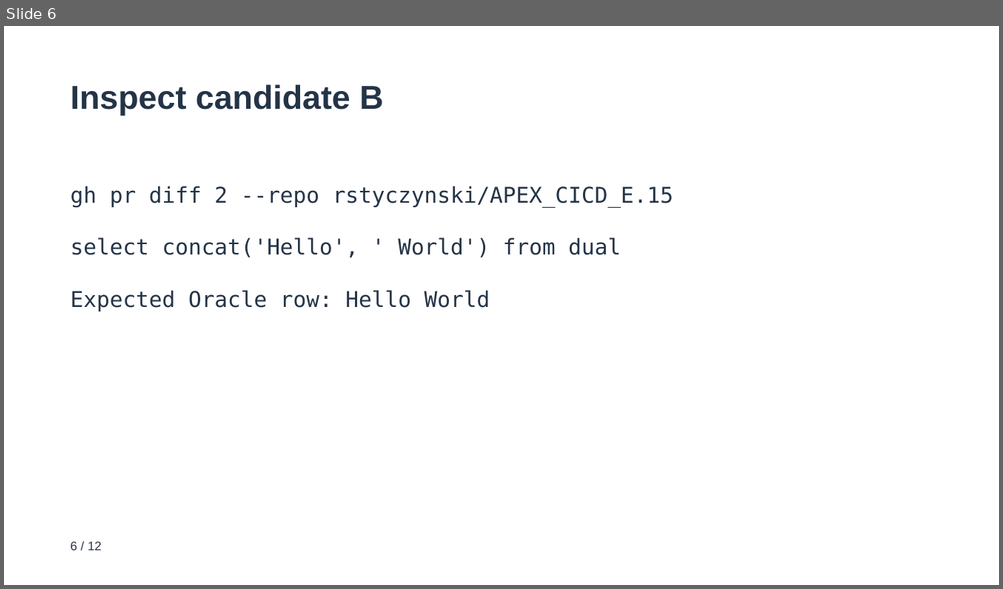
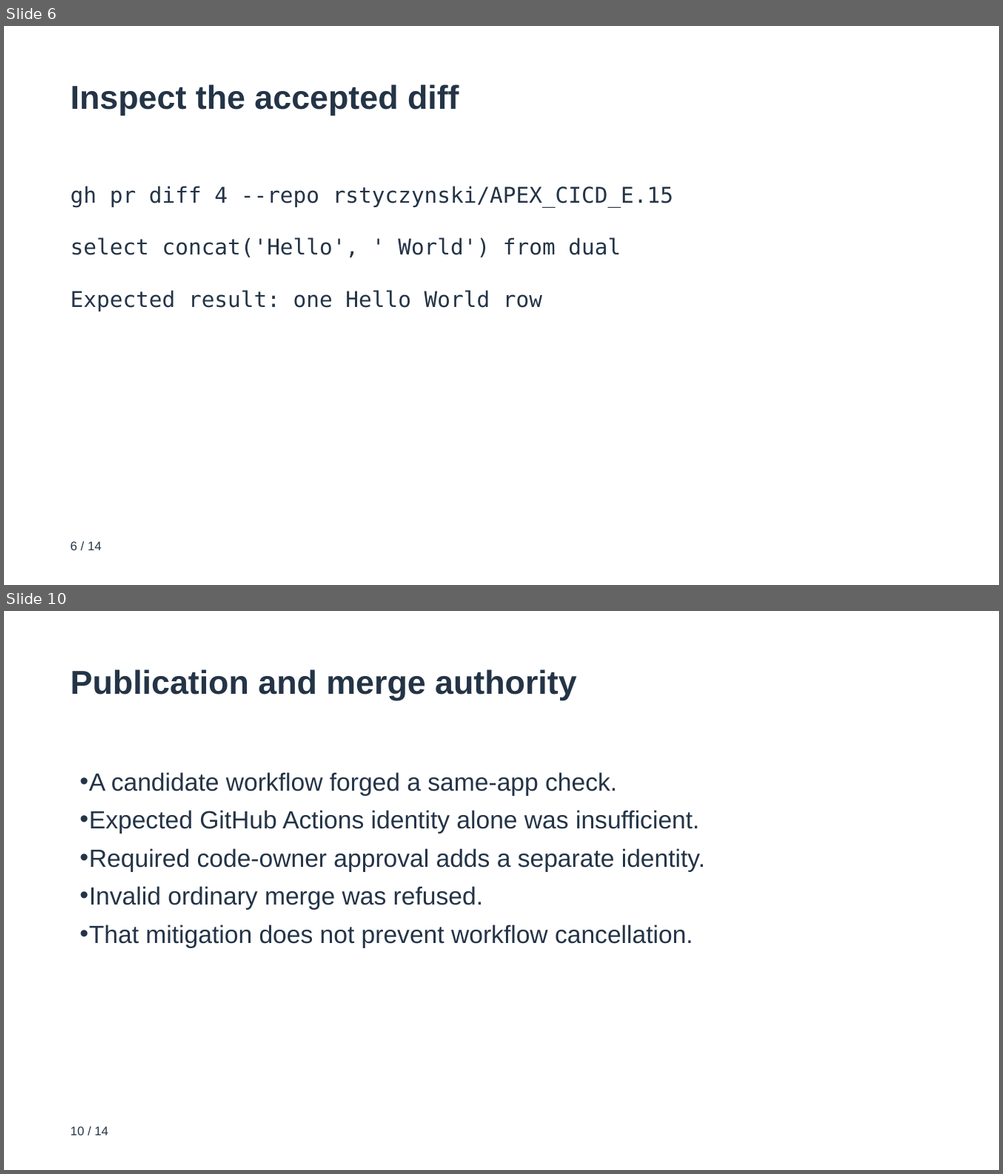
Before and after one commit to rstyczynski/APEX_CICD, a slide deck: progress/E.15/sprint_E.15_increment_demo.pptx. Shown one above the other, each under a label of ours: slide 6 before the commit, slides 6 and 10 after it; the slides between them are not shown. The pictures are 1003x589 and 1003x1174 pixels, drawn with LibreOffice and Linux fonts; fonts in the diff are those of the drawing. Boxes give left, top, right and bottom in pixels: in the first picture for what was removed or moved away, otherwise in the second. Text is boxed around its words. In the diff, an @@ line names an element or a change of style, - is before the commit and + after.

Commit message:
docs(E.15): reconcile verified merge, freshness and open isolation criteria

```diff
--- a/progress/E.15/sprint_E.15_increment_demo.pptx
+++ b/progress/E.15/sprint_E.15_increment_demo.pptx
@@ slide 10 added at (4,611,999,1170), background #FFFFFF @@
@@ text added at (71,669,577,701), 32 pt, text #243447, bold @@
+Publication and merge authority
@@ text added at (79,772,705,948), 24 pt, text #243447 @@
+• A candidate workflow forged a same-app check.
+• Expected GitHub Actions identity alone was insufficient.
+• Required code-owner approval adds a separate identity.
+• Invalid ordinary merge was refused.
+• That mitigation does not prevent workflow cancellation.
@@ text added at (71,1127,108,1136), 12 pt, text #243447 @@
+10 / 14
@@ slide 6 changed as well @@
@@ text at (71,84,459,116): text changed @@
-Inspect candidate B
+Inspect the accepted diff
@@ text at (71,186,673,207): text changed @@
-gh pr diff 2 --repo rstyczynski/APEX_CICD_E.15
+gh pr diff 4 --repo rstyczynski/APEX_CICD_E.15
@@ text at (71,290,542,312): text changed @@
-Expected Oracle row: Hello World
+Expected result: one Hello World row
@@ text at (71,542,102,551): text changed @@
-6 / 12
+6 / 14
```
Also in this commit, not shown: 8 other slides changed, 4 other slides added, 3 slides removed, 50 other files.
